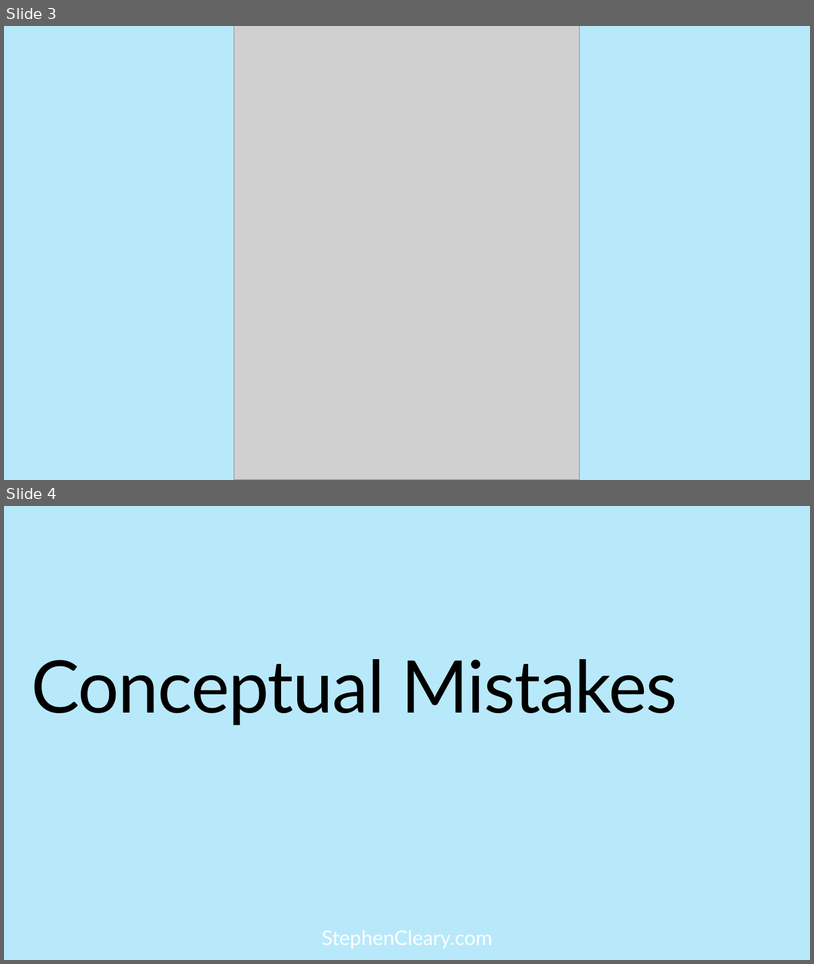
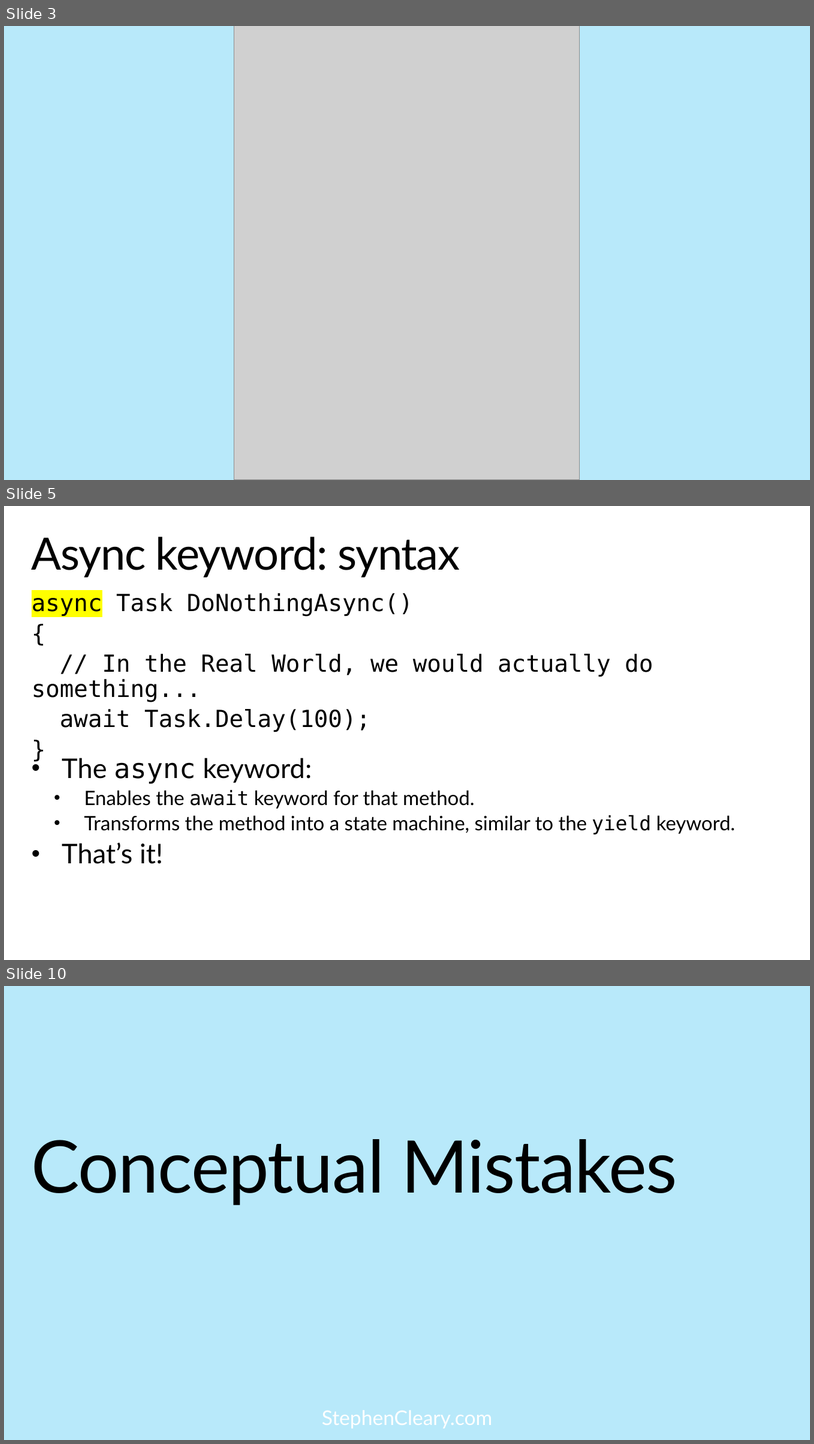
Before and after one commit to StephenCleary/Presentations, a slide deck: Async Pitfalls/Async Pitfalls.pptx. Shown one above the other, each under a label of ours: slides 3 and 4 before the commit, slides 3, 5 and 10 after it; the slides between them are not shown. The pictures are 814x964 and 814x1444 pixels, drawn with LibreOffice and Linux fonts; fonts in the diff are those of the drawing; grey boxes stand for pictures; background and template pictures are left out. Boxes give left, top, right and bottom in pixels: in the first picture for what was removed or moved away, otherwise in the second. Text is boxed around its words. In the diff, an @@ line names an element or a change of style, - is before the commit and + after.

```diff
--- a/Async Pitfalls/Async Pitfalls.pptx
+++ b/Async Pitfalls/Async Pitfalls.pptx
@@ slide 5 added at <box>4,506,810,960</box>, background picture (left out); not listed: 1 template element that a slide beside it also shows @@
@@ title added at <box>32,537,461,577</box>, 52.9 pt, text #000000 @@
+Async keyword: syntax
@@ text added at <box>32,593,653,732</box>, 28 pt, text #000000 @@
+async Task DoNothingAsync()
+{
+// In the Real World, we would actually do something...
+await Task.Delay(100);
+}
@@ text added at <box>62,757,736,864</box>, 23.5 pt, text #000000 @@
+• The async keyword:
+  • Enables the await keyword for that method.
+  • Transforms the method into a state machine, similar to the yield keyword.
+• That’s it!
@@ what was slide 4 is now slide 10 @@
```
Also in this commit, not shown: 6 slides changed, 7 other slides added, 3 slides removed, 1 other file.
